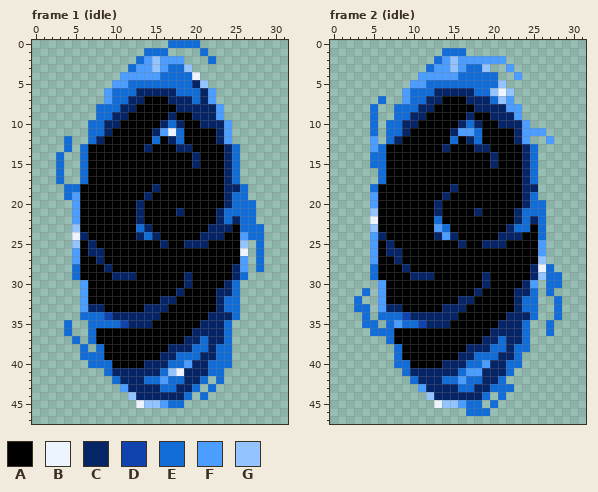
File history of a pixel-art file, libs/resources/src/sprites/portal-in/portal-in.aseprite. Above: the version before the commit.
32x48 pixels, 3 frames. Shown: frame 1 (idle), frame 2 (idle). The commit also changed other frames, which this record leaves out.
Palette (. is transparent): A #000000  B #ecf5ff  C #052567  D #1043ae  E #136dd8  F #4b9dff  G #93c4ff
After the commit:
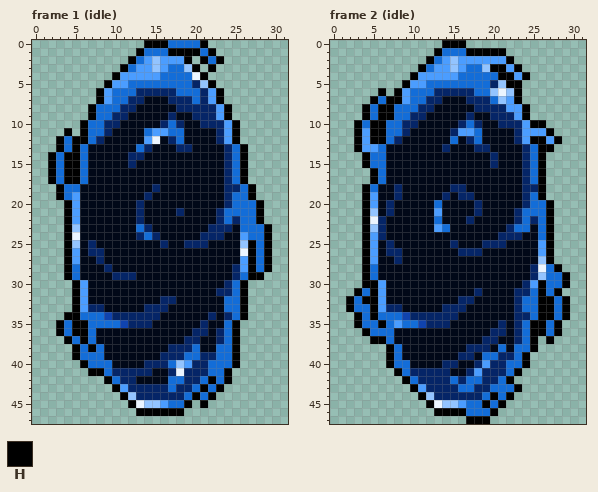
Colours new in this view: H #000000
From the commit log: feat(game): portals !
Difference:
colour A: #000000 -> #010818
Frame 1 (idle), layer "sprite":
y 0: x 14..16 ... -> HHH; x 21 . -> H
y 1: x 13 . -> H; x 17..20 .... -> HHHH; x 22 . -> H
y 2: x 12 . -> H; x 19 . -> H; x 21 . -> H; x 23 . -> H
y 3: x 11 . -> H; x 20 . -> H; x 22 . -> H
y 4: x 10 . -> H; x 21 . -> H
y 5: x 9 . -> H; x 22 . -> H
y 6..7: x 8 . -> H; x 23 . -> H
y 8..9: x 7 . -> H; x 24 . -> H
y 10: x 6 . -> H; x 25 . -> H
y 11: x 4 . -> H; x 6 . -> H; x 14..15 AC -> EF; x 17 B -> E; x 25 . -> H
y 12: x 3 . -> H; x 5..6 .. -> HH; x 14..15 AE -> FB; x 25 . -> H
y 13: x 3 . -> H; x 5 . -> H; x 13 A -> E; x 26 . -> H
y 14: x 2 . -> H; x 4..5 .. -> HH; x 12..13 AA -> CC; x 20 C -> A; x 26 . -> H
y 15: x 2 . -> H; x 4..5 .. -> HH; x 12 A -> C; x 20 C -> A; x 26 . -> H
y 16..17: x 2 . -> H; x 4..5 .. -> HH; x 26 . -> H
y 18..19: x 3 . -> H; x 27 . -> H
y 20..22: x 4 . -> H; x 28 . -> H
y 23: x 4 . -> H; x 29 . -> H
y 24: x 4 . -> H; x 6 C -> A; x 29 . -> H
y 25..28: x 4 . -> H; x 27 . -> H; x 29 . -> H
y 29: x 4 . -> H; x 19 C -> A; x 27..28 .. -> HH
y 30: x 5 . -> H; x 19 C -> A; x 26 . -> H
y 31: x 5 . -> H; x 18 C -> A; x 26 . -> H
y 32..33: x 5 . -> H; x 23 C -> A; x 26 . -> H
y 34: x 4..5 .. -> HH; x 23 C -> A; x 26 . -> H
y 35: x 3 . -> H; x 5..6 .. -> HH; x 22..23 CC -> AA; x 25 . -> H
y 36: x 3 . -> H; x 5..6 .. -> HH; x 22 C -> A; x 25 . -> H
y 37: x 4 . -> H; x 6 . -> H; x 21..22 EC -> AA; x 25 . -> H
y 38: x 5 . -> H; x 7 . -> H; x 21..22 EC -> AA; x 25 . -> H
y 39: x 5 . -> H; x 18 E -> C; x 25 . -> H
y 40: x 6 . -> H; x 18 E -> G; x 25 . -> H
y 41: x 7..8 .. -> HH; x 15..17 CEG -> AAC; x 24 . -> H
y 42: x 9 . -> H; x 13..16 CEEF -> AAAA; x 22 . -> H; x 24 . -> H
y 43: x 10 . -> H; x 16 E -> C; x 21 . -> H; x 23 . -> H
y 44: x 11 . -> H; x 20 . -> H; x 22 . -> H
y 45: x 12 . -> H; x 19 . -> H; x 21 . -> H
y 46: x 13..18 ...... -> HHHHHH
Frame 2 (idle), layer "sprite":
y 0: x 14..16 ... -> HHH
y 1: x 13 . -> H; x 17..21 ..... -> HHHHH
y 2: x 12 . -> H; x 22 . -> H
y 3: x 11 . -> H; x 20..21 .. -> HH; x 23 . -> H
y 4: x 10 . -> H; x 21..22 .. -> HH; x 24 . -> H
y 5: x 9 . -> H; x 20 E -> C; x 22..23 .. -> HH
y 6: x 6 . -> H; x 8 . -> H; x 23 . -> H
y 7: x 5 . -> H; x 7..8 .. -> HH; x 23 . -> H
y 8..9: x 4 . -> H; x 6..7 .. -> HH; x 24 . -> H
y 10: x 3..6 ..E. -> HEHH; x 25..26 .. -> HH
y 11: x 3..6 ..E. -> HFHH; x 27 . -> H
y 12: x 3..6 ..F. -> HFHH; x 25..26 .. -> HH; x 28 . -> H
y 13: x 3..4 .. -> HF; x 26..27 .. -> HH
y 14..15: x 4 . -> H; x 26 . -> H
y 16..17: x 5 . -> H; x 26 . -> H
y 18: x 4 . -> H; x 8 A -> C; x 16 A -> C; x 26 . -> H
y 19: x 4 . -> H; x 8 A -> C; x 16..17 AA -> CC; x 26 . -> H
y 20: x 4 . -> H; x 7 A -> C; x 13 C -> E; x 18 A -> C; x 27 . -> H
y 21: x 4 . -> H; x 7 A -> C; x 13 C -> F; x 27 . -> H
y 22: x 4 . -> H; x 6 A -> C; x 17 A -> C; x 27 . -> H
y 23: x 4 . -> H; x 6 A -> C; x 27 . -> H
y 24: x 4 . -> H; x 13..15 CFC -> AAA; x 27 . -> H
y 25: x 4 . -> H; x 15..16 AC -> CA; x 27 . -> H
y 26: x 4 . -> H; x 16..18 AAA -> CCC; x 27 . -> H
y 27: x 4 . -> H; x 27 . -> H
y 28: x 4 . -> H; x 9 C -> A; x 28 . -> H
y 29: x 4 . -> H; x 10..12 CCC -> AAA; x 19 C -> A; x 29 . -> H
y 30: x 4..5 .. -> HH; x 19 C -> A; x 26 . -> H; x 29 . -> H
y 31: x 3 . -> H; x 5 . -> H; x 26 . -> H; x 28 . -> H
y 32: x 2 . -> H; x 4..5 .. -> HH; x 26..27 .. -> HH; x 29 . -> H
y 33: x 2 . -> H; x 5 . -> H; x 26..27 .. -> HH; x 29 . -> H
y 34: x 3 . -> H; x 5 . -> H; x 22 C -> A; x 26..27 .. -> HH; x 29 . -> H
y 35: x 3 . -> H; x 6 . -> H; x 22 C -> A; x 25..26 .. -> HH; x 28 . -> H
y 36: x 4 . -> H; x 22 C -> A; x 25..26 .. -> HH; x 28 . -> H
y 37: x 5..6 .. -> HH; x 21..22 EC -> AA; x 25 . -> H; x 27 . -> H
y 38: x 7 . -> H; x 20 E -> A; x 22 C -> A; x 25 . -> H
y 39: x 7 . -> H; x 18 E -> A; x 24 . -> H
y 40: x 7 . -> H; x 16..18 CEE -> AAC; x 24 . -> H
y 41: x 8 . -> H; x 15..17 CEF -> AAC; x 23 . -> H
y 42: x 9 . -> H; x 14 E -> C; x 16 F -> C; x 22 . -> H
y 43: x 10 . -> H; x 23 . -> H
y 44: x 11 . -> H; x 20 . -> H; x 22 . -> H
y 45: x 12 . -> H; x 19 . -> H; x 21 . -> H
y 46: x 13..16 .... -> HHHH; x 20 . -> H
y 47: x 17..19 ... -> HHH
Pixel boxes of the changes (left, top, right, bottom) in both pictures:
changed: (48, 40, 272, 416)
changed: (346, 40, 570, 424)
